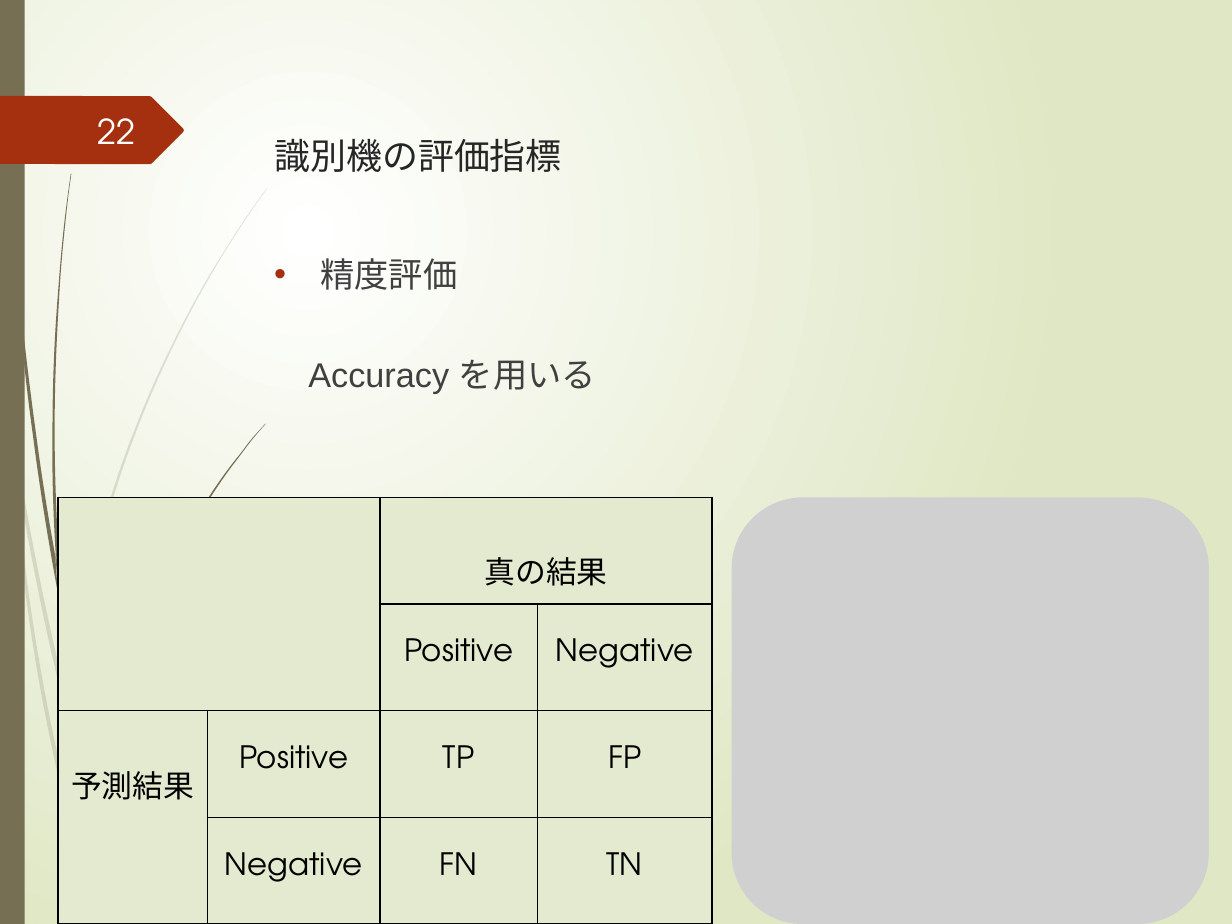
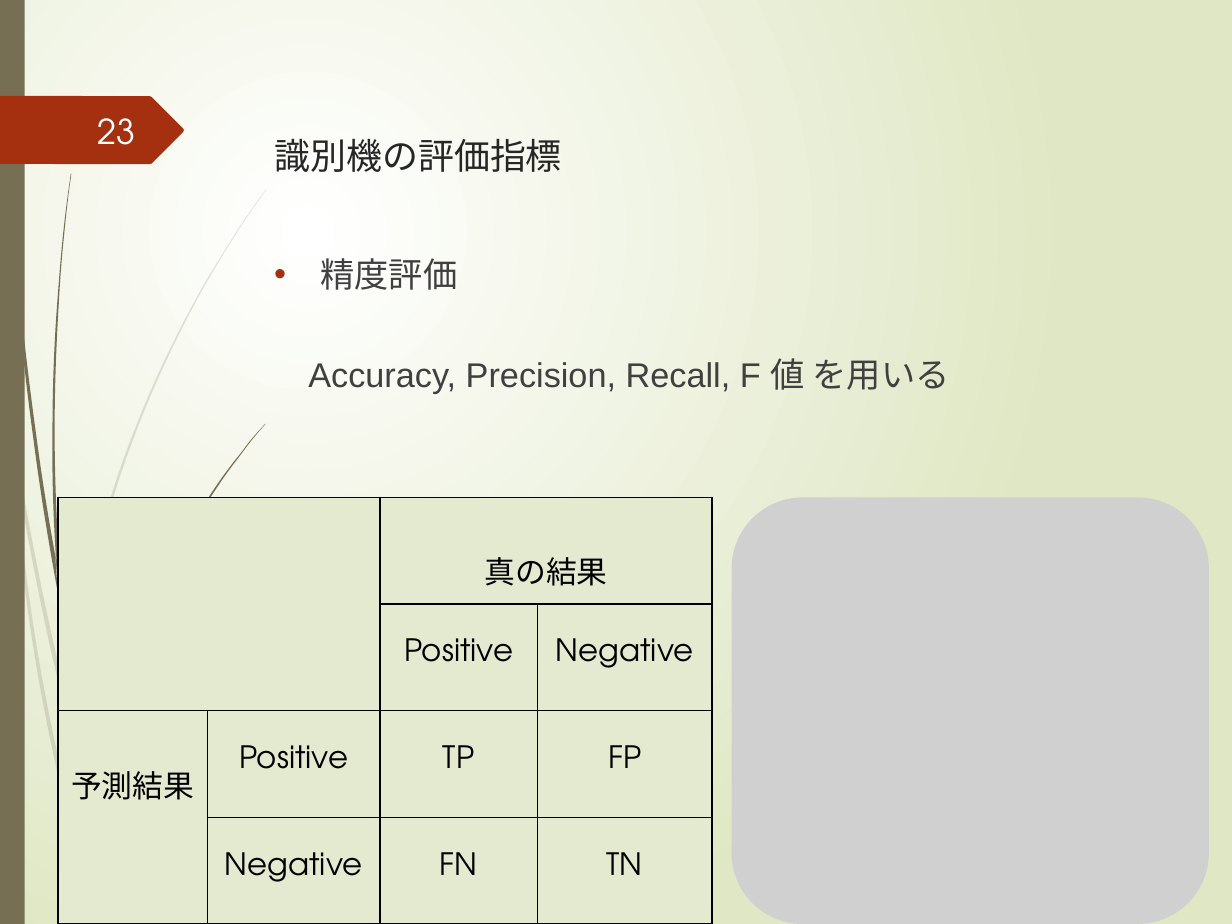
Before and after one commit to yuuki-kusumoto/kusumoto, a slide deck: slide 23 of 2021_prsn_2nd/後期研究発表会.pptx (slide 22 before the commit). Drawn at 1232x924 pixels with LibreOffice and Linux fonts; fonts in the diff are those of the drawing; grey boxes stand for pictures. Boxes give left, top, right and bottom in pixels: in the first picture for what was removed or moved away, otherwise in the second. Text is boxed around its words. In the diff, an @@ line names an element or a change of style, - is before the commit and + after.

```diff
--- a/2021_prsn_2nd/後期研究発表会.pptx
+++ b/2021_prsn_2nd/後期研究発表会.pptx
@@ page number at (97, 118, 135, 145): text changed @@
-22
+23
@@ text at (308, 358, 950, 393): text changed @@
-Accuracy を用いる
+Accuracy, Precision, Recall, F 値 を用いる
```
Also in this commit, not shown: 12 other slides changed, 5 slides added, 2 slides removed.
